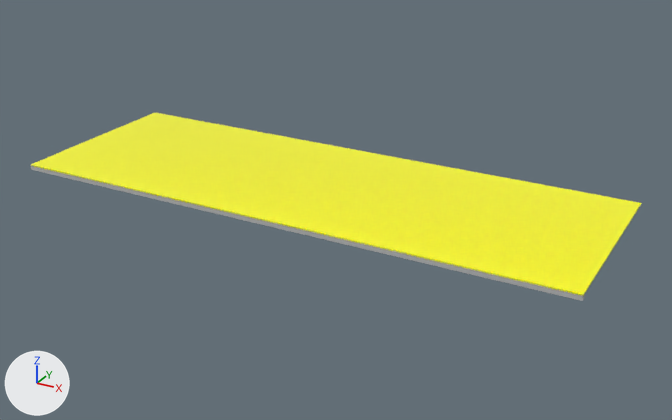
Renders of the OBJ model frontend/public/signs/Bảng hiệu chữ nổi mica LED viền full màu 400 x 140.obj from each side of a commit.
Rendered twice from a 50 mm camera at (4.95, -4.44, 2.43) aimed at (2.11, 0.72, -0.15). The axes (+X, +Y, +Z) are drawn at lower left. The lights are the same throughout. The first picture is the older version. Where no turn or scale is listed for an object, it has been applied to the vertices. Vertices at exactly the same position are counted once.

Before the edit, the objects in view are built like this:
```python
me_bang_hieu_chu_noi_mica_led_vien_full_mau_400_x_140 = bpy.data.meshes.new('bang_hieu_chu_noi_mica_led_vien_full_mau_400_x_140')
me_bang_hieu_chu_noi_mica_led_vien_full_mau_400_x_140.from_pydata(...)  # 22 vertices, 36 faces; spans x 0.0..4.0, y 0.0..1.4, z 0.0..0.04
# faces by material slot: [12, 12, 2, 10]
me_bang_hieu_chu_noi_mica_led_vien_full_mau_400_x_140.materials.append(mat_mat_808080)  # grey #bcbcbc
me_bang_hieu_chu_noi_mica_led_vien_full_mau_400_x_140.materials.append(mat_mat_ffffff)  # white #ffffff
me_bang_hieu_chu_noi_mica_led_vien_full_mau_400_x_140.materials.append(mat_mat_0000ff)  # blue #0000ff
me_bang_hieu_chu_noi_mica_led_vien_full_mau_400_x_140.materials.append(mat_mat_ffff00)  # yellow #ffff00
ob_bang_hieu_chu_noi_mica_led_vien_full_mau_400_x_140 = bpy.data.objects.new('bang_hieu_chu_noi_mica_led_vien_full_mau_400_x_140', me_bang_hieu_chu_noi_mica_led_vien_full_mau_400_x_140)
ob_bang_hieu_chu_noi_mica_led_vien_full_mau_400_x_140.location = (0.0, 0.0, 0.0)
```
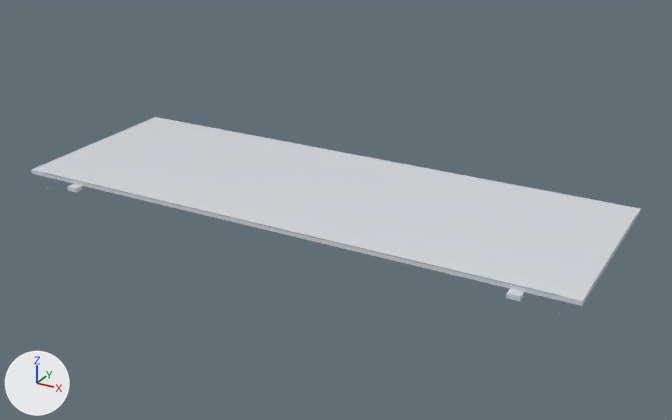
What differs and where, as boxes [x1, y1, x2, y2] in the pictures (672 x 420 px):
'bang_hieu_chu_noi_mica_led_vien_full_mau_400_x_140', reshaped, recoloured (12% taller)
    before: [31, 113, 641, 301]
    after: [31, 105, 641, 315]
part 1 of me_bang_hieu_chu_noi_mica_led_vien_full_mau_400_x_140, added
    after: [67, 184, 83, 193]
part 2 of me_bang_hieu_chu_noi_mica_led_vien_full_mau_400_x_140, added
    after: [506, 289, 524, 301]
part 3 of me_bang_hieu_chu_noi_mica_led_vien_full_mau_400_x_140, added
    after: [589, 215, 637, 291]
part 4 of me_bang_hieu_chu_noi_mica_led_vien_full_mau_400_x_140, added
    after: [43, 121, 145, 165]
part 5 of me_bang_hieu_chu_noi_mica_led_vien_full_mau_400_x_140, cut back
    before: [31, 113, 641, 301]
    after: [31, 113, 641, 306]

Diff of the bpy script that builds the scene:
```diff
--- a/frontend/public/signs/Bảng hiệu chữ nổi mica LED viền full màu 400 x 140.obj.py
+++ b/frontend/public/signs/Bảng hiệu chữ nổi mica LED viền full màu 400 x 140.obj.py
@@ me_bang_hieu_chu_noi_mica_led_vien_full_mau_400_x_140 @@
-me_bang_hieu_chu_noi_mica_led_vien_full_mau_400_x_140.from_pydata(...)  # 22 vertices, 36 faces; spans x 0.0..4.0, y 0.0..1.4, z 0.0..0.04
-me_bang_hieu_chu_noi_mica_led_vien_full_mau_400_x_140.materials.append(mat_mat_808080)  # grey #bcbcbc
-me_bang_hieu_chu_noi_mica_led_vien_full_mau_400_x_140.materials.append(mat_mat_ffffff)  # white #ffffff
-me_bang_hieu_chu_noi_mica_led_vien_full_mau_400_x_140.materials.append(mat_mat_0000ff)  # blue #0000ff
-me_bang_hieu_chu_noi_mica_led_vien_full_mau_400_x_140.materials.append(mat_mat_ffff00)  # yellow #ffff00
+me_bang_hieu_chu_noi_mica_led_vien_full_mau_400_x_140.from_pydata(...)  # 440 vertices, 660 faces; spans x 0.0..4.0, y -0.06..1.52, z -0.12..0.12
+# me_bang_hieu_chu_noi_mica_led_vien_full_mau_400_x_140 part 1: a new loose piece, a box spanning x 0.4..0.48, y -0.06..0.0, z -0.06..-0.03, in mat_mat_b0b8c0 (light grey #d8dde1)
+# me_bang_hieu_chu_noi_mica_led_vien_full_mau_400_x_140 part 2: a new loose piece, a box spanning x 3.6..3.68, y -0.06..0.0, z -0.06..-0.03, in mat_mat_b0b8c0 (light grey #d8dde1)
+# me_bang_hieu_chu_noi_mica_led_vien_full_mau_400_x_140 part 3: a new loose piece, a box spanning x 3.9985..4.0015, y 0.12..1.28, z -0.0015..0.0015, in mat_mat_475569 (greyish blue #909cac)
+# me_bang_hieu_chu_noi_mica_led_vien_full_mau_400_x_140 part 4: a new loose piece, a box spanning x -0.0015..0.0015, y 0.12..1.28, z -0.0015..0.0015, in mat_mat_475569 (greyish blue #909cac)
+# me_bang_hieu_chu_noi_mica_led_vien_full_mau_400_x_140 part 5: 16 vertices removed from x 0.0..4.0, y 0.0..1.4, z 0.0..0.04; 406 vertices added at x 0.0..4.0, y 0.0..1.52, z -0.12..0.12
+# other edits to the shape of me_bang_hieu_chu_noi_mica_led_vien_full_mau_400_x_140 do not show in these pictures
+me_bang_hieu_chu_noi_mica_led_vien_full_mau_400_x_140.materials.append(mat_mat_b0b8c0)  # light grey #d8dde1
+me_bang_hieu_chu_noi_mica_led_vien_full_mau_400_x_140.materials.append(mat_mat_475569)  # greyish blue #909cac
```
